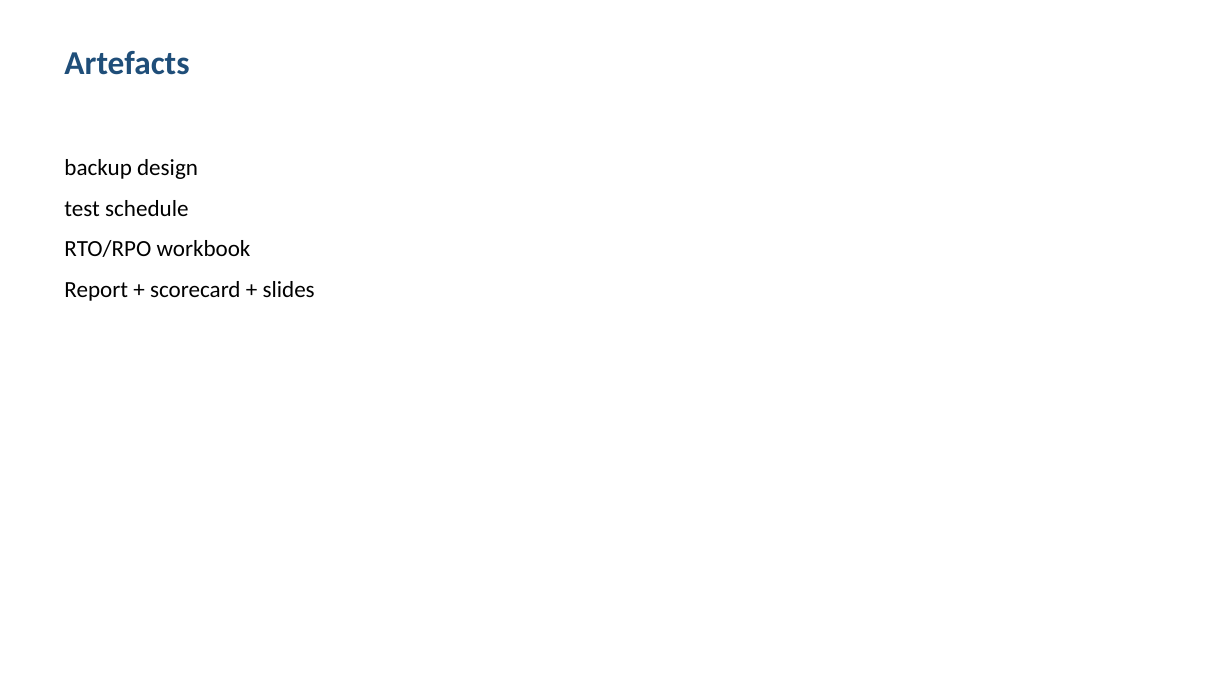
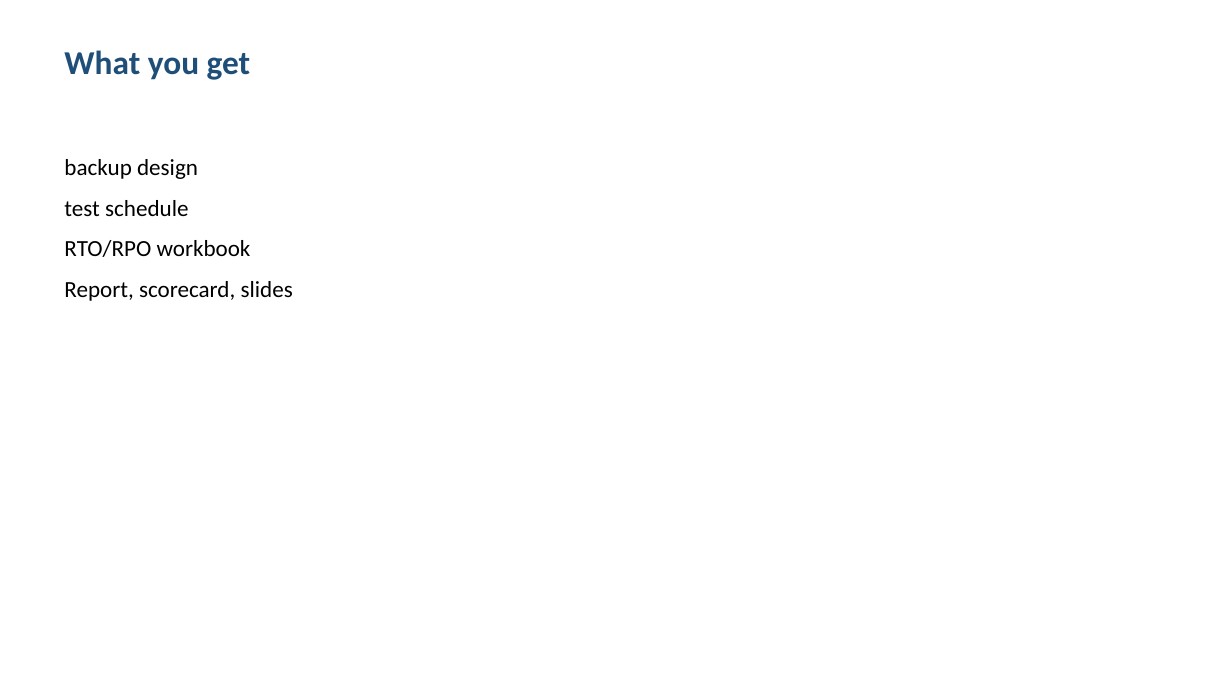
Before and after one commit to shohrabniaz/immutable-airgap-backup-design, a slide deck: slide 3 of Final_Submission/02_Presentation.pptx. Drawn at 1232x693 pixels with LibreOffice and Linux fonts; fonts in the diff are those of the drawing. Boxes give left, top, right and bottom in pixels: in the first picture for what was removed or moved away, otherwise in the second. Text is boxed around its words. In the diff, an @@ line names an element or a change of style, - is before the commit and + after.

```diff
--- a/Final_Submission/02_Presentation.pptx
+++ b/Final_Submission/02_Presentation.pptx
@@ text at [64,50,251,80]: text changed @@
-Artefacts
+What you get
@@ text at [64,281,293,301]: text changed @@
-Report + scorecard + slides
+Report, scorecard, slides
```
Also in this commit, not shown: 3 other slides changed, 12 other files.
